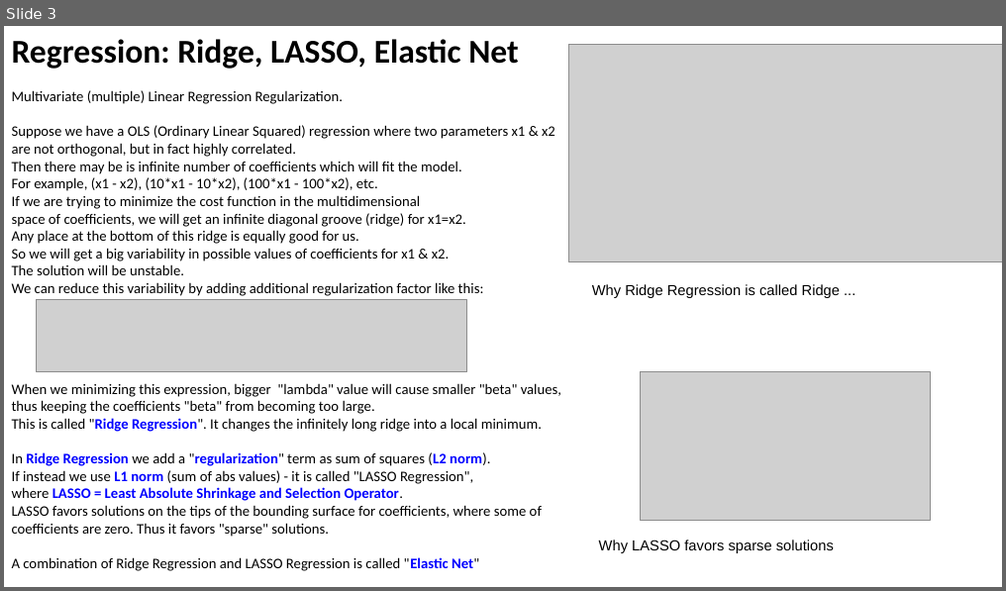
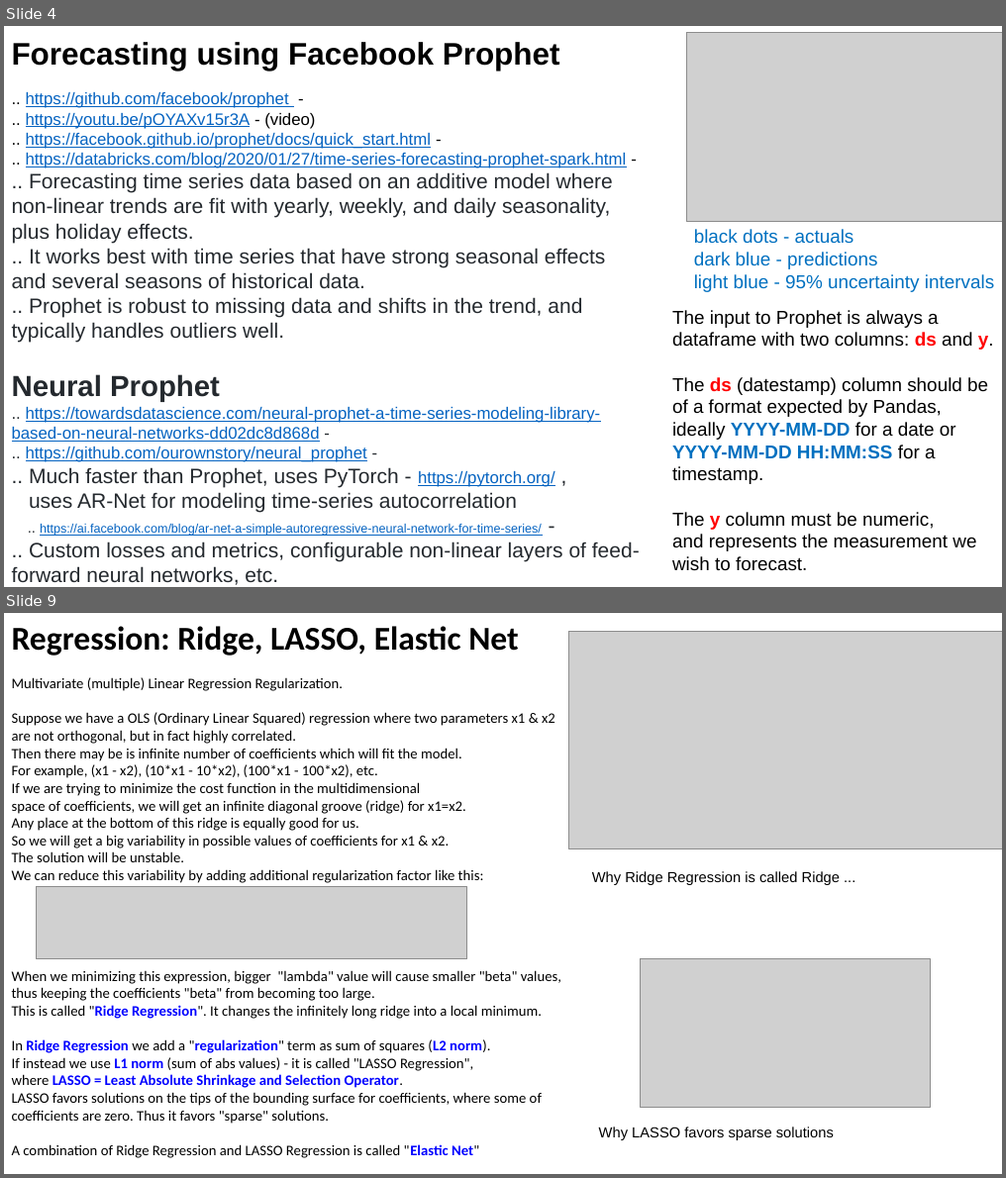
Before and after one commit to lselector/ml_ai_doc, a slide deck: Time_Series_Forecasting.pptx. Shown one above the other, each under a label of ours: slide 3 before the commit, slides 4 and 9 after it; the slides between them are not shown. The pictures are 1006x591 and 1006x1178 pixels, drawn with LibreOffice and Linux fonts; fonts in the diff are those of the drawing; grey boxes stand for pictures. Boxes give left, top, right and bottom in pixels: in the first picture for what was removed or moved away, otherwise in the second. Text is boxed around its words. In the diff, an @@ line names an element or a change of style, - is before the commit and + after.

Commit message:
std_dev, std_err, forecasting

```diff
--- a/Time_Series_Forecasting.pptx
+++ b/Time_Series_Forecasting.pptx
@@ slide 4 added at box(4, 26, 1002, 587), background #FFFFFF @@
@@ text added at box(12, 42, 560, 71), 30 pt, text #000000, bold @@
+Forecasting using Facebook Prophet
@@ picture added at box(687, 32, 1002, 221) @@
@@ text added at box(12, 92, 640, 585), 20 pt, text #24292E @@
+.. https://github.com/facebook/prophet -
+.. https://youtu.be/pOYAXv15r3A - (video)
+.. https://facebook.github.io/prophet/docs/quick_start.html -
+.. https://databricks.com/blog/2020/01/27/time-series-forecasting-prophet-spark.html -
+.. Forecasting time series data based on an additive model where non-linear trends are fit with yearly, weekly, and daily seasonality, plus holiday effects.
+.. It works best with time series that have strong seasonal effects and several seasons of historical data.
+.. Prophet is robust to missing data and shifts in the trend, and typically handles outliers well.
+Neural Prophet
+.. https://towardsdatascience.com/neural-prophet-a-time-series-modeling-library-based-on-neural-networks-dd02dc8d868d -
+.. https://github.com/ourownstory/neural_prophet -
+.. Much faster than Prophet, uses PyTorch - https://pytorch.org/ ,
+uses AR-Net for modeling time-series autocorrelation
+.. https://ai.facebook.com/blog/ar-net-a-simple-autoregressive-neural-network-for-time-series/ -
+.. Custom losses and metrics, configurable non-linear layers of feed-forward neural networks, etc.
@@ text added at box(694, 229, 994, 292), 18 pt, text #0070C0 @@
+black dots - actuals
+dark blue - predictions
+light blue - 95% uncertainty intervals
@@ text added at box(672, 310, 994, 571), 18 pt, text #000000 @@
+The input to Prophet is always a dataframe with two columns: ds and y.
+The ds (datestamp) column should be of a format expected by Pandas, ideally YYYY-MM-DD for a date or YYYY-MM-DD HH:MM:SS for a timestamp.
+The y column must be numeric,
+and represents the measurement we wish to forecast.
@@ what was slide 3 is now slide 9 @@
```
Also in this commit, not shown: 2 slides changed, 5 other slides added, 7 slides removed, 6 other files.
